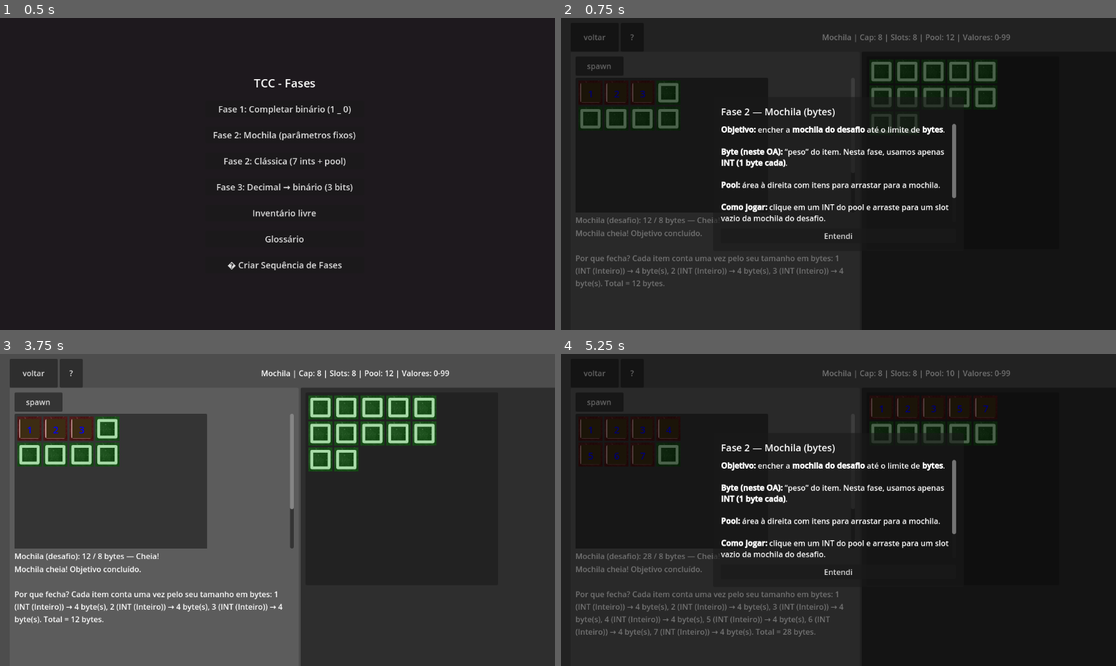
Above: before the commit, frames 1-4 (two rows, left to right).
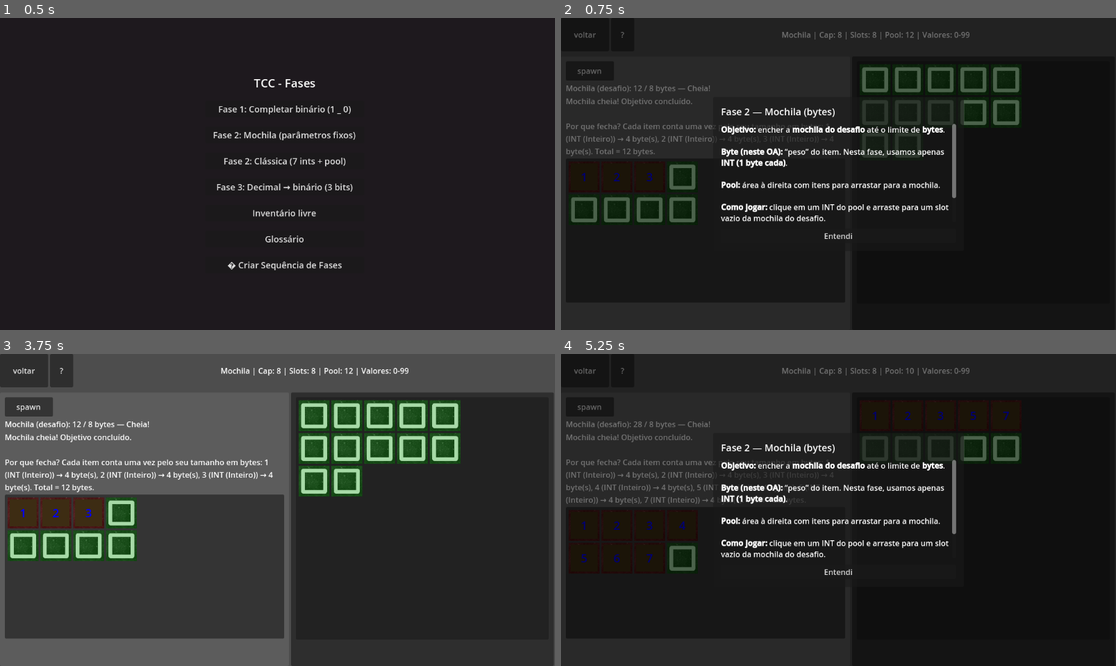
Above: after the commit, the same moments.

Repository: CorumbsDev/TCC
Game: Godot game, scene res://Inventory/fases/main_menu.tscn
Same seed, same stepped clock (60 frames per second), same inputs: the game is played once before the commit and once after it.
Inputs:
- Up to frame 1 (0.5 s): no input
- Up to frame 2 (0.75 s): click "Fase 2: Mochila (parâmetros f…" at 0.5 s
- Up to frame 3 (3.75 s): click "voltar" at 1.25 s; click "?" at 2 s; click "spawn" at 2.75 s; click "Entendi" at 3.5 s
- Up to frame 4 (5.25 s): click "voltar" at 4.25 s; click "Fase 2: Clássica (7 ints + po…" at 5 s

Frame 1 is identical in both runs. In frame 2, 9.8% of the frame differs, in the area x 0-83%, y 4-92%; in frame 3, 39%, in the area x 0-100%, y 0-100%; in frame 4, 10%.

Commit message:
finalizado short int e boolean, ajustes visuais

Diff:
--- a/Inventory/Items/item.gd
+++ b/Inventory/Items/item.gd
@@ -401,21 +401,45 @@
 
 func _resize_visual(color_rect, slot_count: float):
 	"""Redimensiona o ColorRect e a Label para cobrir múltiplos slots"""
-	var slot_size = 50  # Tamanho de cada slot em pixels
+	var slot_size = 64  # Aumentado para 64 pixels por slot
+
+	if data_type == DataType.BOOLEAN:
+		if color_rect and color_rect is ColorRect:
+			color_rect.position = Vector2(-12, -12)
+			color_rect.size = Vector2(24, 24)
+		if value_label:
+			value_label.position = Vector2(0, 0)
+			value_label.size = Vector2(24, 24)
+			value_label.horizontal_alignment = HORIZONTAL_ALIGNMENT_CENTER
+			value_label.vertical_alignment = VERTICAL_ALIGNMENT_CENTER
+			value_label.add_theme_font_size_override("font_size", 14)
+		return
+	elif data_type == DataType.SHORT_INT:
+		if color_rect and color_rect is ColorRect:
+			color_rect.position = Vector2(-12, -28)
+			color_rect.size = Vector2(24, 56)
+		if value_label:
+			value_label.position = Vector2(0, 0)
+			value_label.size = Vector2(24, 56)
+			value_label.horizontal_alignment = HORIZONTAL_ALIGNMENT_CENTER
+			value_label.vertical_alignment = VERTICAL_ALIGNMENT_CENTER
+			value_label.add_theme_font_size_override("font_size", 16)
+		return
+
 	var total_width = slot_count * slot_size
 
 	if color_rect and color_rect is ColorRect:
-		# Mantém margem de 5px em cada lado (slot = 50px, visual = 40px por slot)
-		color_rect.offset_left = -19
-		color_rect.offset_right = max(-19 + total_width - 10, -19 + 5)
-		color_rect.offset_top = -20
-		color_rect.offset_bottom = 20
+		var visual_width = max(total_width - 8, 5)
+		color_rect.position = Vector2(-28, -28)
+		color_rect.size = Vector2(visual_width, 56)
 
 	if value_label:
-		# Label preenche o ColorRect
-		value_label.offset_left = 0
-		value_label.offset_right = total_width - 10
-		value_label.custom_minimum_size.x = total_width - 10
+		var visual_width = max(total_width - 8, 5)
+		value_label.position = Vector2(0, 0)
+		value_label.size = Vector2(visual_width, 56)
+		value_label.horizontal_alignment = HORIZONTAL_ALIGNMENT_CENTER
+		value_label.vertical_alignment = VERTICAL_ALIGNMENT_CENTER
+		value_label.add_theme_font_size_override("font_size", 24)
 
 func _snap_to(destination):
 	var tween = get_tree().create_tween()
--- a/Inventory/fases/backpack_phase.tscn
+++ b/Inventory/fases/backpack_phase.tscn
@@ -21,5 +21,7 @@
 use_converter = false
 
 [node name="BackpackPhaseLegacy" instance=ExtResource("1_pb")]
+offset_right = 1280.0
+offset_bottom = 720.0
 script = ExtResource("2_ph")
 config = SubResource("legacy_cfg")
--- a/Inventory/fases/phase_2.gd
+++ b/Inventory/fases/phase_2.gd
@@ -17,14 +17,35 @@
 		cfg.random_pool = PackedStringArray()
 	config = cfg
 	config.apply_constraints()
-	_clear_container(backpack_container)
-	_clear_container(pool_container)
+	# Remove placeholders velhos e inúteis para não criar Grids duplos (que esmagam o conteúdo)
+	var bp_scroll = backpack_container.get_parent()
+	var bp_vbox = bp_scroll.get_parent()
+	bp_vbox.remove_child(bp_scroll)
+	bp_scroll.queue_free()
+
+	var pl_vbox = pool_container.get_parent()
+	pl_vbox.remove_child(pool_container)
+	pool_container.queue_free()
+
 	var backpack: InventoryGrid = GRID_SCENE.instantiate()
 	var pool: InventoryGrid = GRID_SCENE.instantiate()
 	_apply_challenge_exports(backpack)
 	_apply_pool_exports(pool)
-	backpack_container.add_child(backpack)
-	pool_container.add_child(pool)
+
+	bp_vbox.add_child(backpack)
+	pl_vbox.add_child(pool)
+
+	# Atualiza referências e limpa tamanhos travados
+	backpack_container = backpack
+	pool_container = pool
+
+	backpack.custom_minimum_size = Vector2(0, 0)
+	backpack.size_flags_vertical = Control.SIZE_EXPAND_FILL
+	backpack.size_flags_horizontal = Control.SIZE_EXPAND_FILL
+	pool.custom_minimum_size = Vector2(0, 0)
+	pool.size_flags_vertical = Control.SIZE_EXPAND_FILL
+	pool.size_flags_horizontal = Control.SIZE_EXPAND_FILL
+
 	backpack.clear_all_items()
 	pool.clear_all_items()
 	setup_grids(backpack, pool)
@@ -150,24 +171,24 @@
 
 		var pool_vbox = pool_container.get_parent()
 		if pool_vbox:
-			var tools_container = pool_vbox.get_node_or_null("ToolsContainer")
+			var tools_container = pool_vbox.get_node_or_null("ConvertersContainer")
 			var tools_hbox = null
 			if not tools_container:
 				tools_container = VBoxContainer.new()
-				tools_container.name = "ToolsContainer"
+				tools_container.name = "ConvertersContainer"
 
 				var toggle_btn = Button.new()
-				toggle_btn.text = "▼ Ferramentas"
+				toggle_btn.text = "▼ Conversores"
 
 				tools_hbox = HFlowContainer.new()
-				tools_hbox.name = "ToolsHBox"
+				tools_hbox.name = "ConvertersHBox"
 				tools_hbox.alignment = FlowContainer.ALIGNMENT_CENTER
 				tools_hbox.add_theme_constant_override("h_separation", 15)
 				tools_hbox.add_theme_constant_override("v_separation", 15)
 
 				toggle_btn.pressed.connect(func():
 					tools_hbox.visible = not tools_hbox.visible
-					toggle_btn.text = "▼ Ferramentas" if tools_hbox.visible else "▶ Ferramentas"
+					toggle_btn.text = "▼ Conversores" if tools_hbox.visible else "▶ Conversores"
 				)
 
 				tools_container.add_child(toggle_btn)
@@ -177,7 +198,7 @@
 				# Mover o container para ficar imediatamente acima da grid de orbes
 				pool_vbox.move_child(tools_container, pool_container.get_index())
 			else:
-				tools_hbox = tools_container.get_node("ToolsHBox")
+				tools_hbox = tools_container.get_node("ConvertersHBox")
 
 			tools_hbox.add_child(panel)
 			tools_hbox.add_child(d_panel)
@@ -212,6 +233,14 @@
 
 
 func _create_calculator_ui():
+	var pool_vbox = pool_container.get_parent()
+	if not pool_vbox:
+		return
+
+	# Previne criação duplicada se já existir
+	if pool_vbox.has_node("BottomToolsContainer"):
+		return
+
 	var panel = PanelContainer.new()
 	var vbox = VBoxContainer.new()
 	panel.add_child(vbox)
@@ -255,18 +284,33 @@
 	calc_slot_2.slot_entered.connect(_on_slot_entered)
 	calc_slot_2.slot_exited.connect(_on_slot_exited)
 
-	var pool_vbox = pool_container.get_parent()
-	var container_para_adicionar = self
-	if pool_vbox:
-		var tools_container = pool_vbox.get_node_or_null("ToolsContainer")
-		if tools_container:
-			var tools_hbox = tools_container.get_node_or_null("ToolsHBox")
-			if tools_hbox:
-				container_para_adicionar = tools_hbox
-			else:
-				container_para_adicionar = tools_container
-		else:
-			container_para_adicionar = pool_vbox
+	var tools_container = VBoxContainer.new()
+	tools_container.name = "BottomToolsContainer"
+
+	var toggle_btn = Button.new()
+	toggle_btn.text = "▲ Ferramentas"
+	toggle_btn.custom_minimum_size = Vector2(150, 35) # Força o botão a ter tamanho visível
+
+	var tools_hbox = HFlowContainer.new()
+	tools_hbox.name = "BottomToolsHBox"
+	tools_hbox.alignment = FlowContainer.ALIGNMENT_CENTER
+	tools_hbox.add_theme_constant_override("h_separation", 15)
+	tools_hbox.add_theme_constant_override("v_separation", 15)
+	tools_hbox.visible = false
+
+	toggle_btn.pressed.connect(func():
+		tools_hbox.visible = not tools_hbox.visible
+		toggle_btn.text = "▼ Ferramentas" if tools_hbox.visible else "▲ Ferramentas"
+	)
+
+	tools_container.add_child(tools_hbox)
+	tools_container.add_child(toggle_btn)
+
+	pool_vbox.add_child(tools_container)
+	# Força a ficar logo abaixo do pool de itens
+	pool_vbox.move_child(tools_container, pool_container.get_index() + 1)
+
+	var container_para_adicionar = tools_hbox
 
 	container_para_adicionar.add_child(panel)
 
--- a/Inventory/fases/phase_base.gd
+++ b/Inventory/fases/phase_base.gd
@@ -28,6 +28,9 @@
 
 
 func _ready():
+	# Força a interface a não vazar da tela do jogo
+	set_anchors_and_offsets_preset(Control.PRESET_FULL_RECT)
+
 	btn_voltar.pressed.connect(_on_voltar_pressed)
 	if btn_help:
 		btn_help.pressed.connect(_on_help_pressed)
@@ -366,7 +369,7 @@
 				if not color_rect:
 					color_rect = item_held.get_node_or_null("ValueLabel").get_parent()
 				if color_rect:
-					item_held._resize_visual(color_rect, 4)
+					item_held._resize_visual(color_rect, 2)
 	elif backpack_grid and slot in backpack_grid.slots_array:
 		backpack_grid.remove_item(item_held)
 	elif pool_grid and slot in pool_grid.slots_array:
--- a/Inventory/fases/phase_base.tscn
+++ b/Inventory/fases/phase_base.tscn
@@ -7,21 +7,23 @@
 
 [node name="PhaseBase" type="Control"]
 clip_contents = true
-custom_minimum_size = Vector2(1280, 720)
 layout_mode = 3
-anchors_preset = 0
-offset_right = 40.0
-offset_bottom = 40.0
+anchors_preset = 15
+anchor_right = 1.0
+anchor_bottom = 1.0
+offset_top = -2.0
+offset_bottom = -5.0
+grow_horizontal = 2
+grow_vertical = 2
 script = ExtResource("1_fscm0")
 
 [node name="TopBar" type="HBoxContainer" parent="."]
 clip_contents = true
-custom_minimum_size = Vector2(1280, 60)
-layout_mode = 0
-offset_left = 20.0
-offset_top = 10.0
-offset_right = 1300.0
-offset_bottom = 70.0
+layout_mode = 1
+anchors_preset = 10
+anchor_right = 1.0
+offset_bottom = 69.0
+grow_horizontal = 2
 
 [node name="BtnVoltar" type="Button" parent="TopBar"]
 custom_minimum_size = Vector2(100, 40)
@@ -46,16 +48,18 @@
 horizontal_alignment = 1
 
 [node name="HBox" type="HBoxContainer" parent="."]
-custom_minimum_size = Vector2(1240, 630)
-layout_mode = 0
-offset_left = 20.0
-offset_top = 70.0
-offset_right = 1260.0
-offset_bottom = 700.0
+layout_mode = 1
+anchors_preset = 12
+anchor_top = 1.0
+anchor_right = 1.0
+anchor_bottom = 1.0
+offset_top = -568.0
+grow_horizontal = 2
+grow_vertical = 0
 
 [node name="BackpackPanel" type="Panel" parent="HBox"]
 material = SubResource("CanvasItemMaterial_fscm0")
-custom_minimum_size = Vector2(600, 630)
+custom_minimum_size = Vector2(600, 0)
 layout_mode = 2
 
 [node name="MarginContainer" type="MarginContainer" parent="HBox/BackpackPanel"]
@@ -66,7 +70,7 @@
 offset_left = 10.0
 offset_top = 10.0
 offset_right = -10.0
-offset_bottom = -10.0
+offset_bottom = -56.71
 grow_horizontal = 2
 grow_vertical = 2
 
@@ -92,26 +96,28 @@
 columns = 4
 
 [node name="BytesLabel" type="Label" parent="HBox/BackpackPanel/MarginContainer/VBoxContainer"]
+custom_minimum_size = Vector2(2, 2)
 layout_mode = 2
 autowrap_mode = 3
 
 [node name="HintLabel" type="Label" parent="HBox/BackpackPanel/MarginContainer/VBoxContainer"]
+custom_minimum_size = Vector2(0.025, 0.05)
 layout_mode = 2
 autowrap_mode = 3
 
 [node name="BancadaPanel" type="Panel" parent="HBox"]
-custom_minimum_size = Vector2(620, 630)
+custom_minimum_size = Vector2(545.55, 536.165)
 layout_mode = 2
 
 [node name="MarginContainer" type="MarginContainer" parent="HBox/BancadaPanel"]
 layout_mode = 1
-anchors_preset = 15
+anchors_preset = -1
 anchor_right = 1.0
-anchor_bottom = 1.0
+anchor_bottom = 0.905
 offset_left = 10.0
 offset_top = 10.0
-offset_right = -10.0
-offset_bottom = -10.0
+offset_right = -9.70502
+offset_bottom = -0.150024
 grow_horizontal = 2
 grow_vertical = 2
 
--- a/Inventory/inventory_grid.gd
+++ b/Inventory/inventory_grid.gd
@@ -64,23 +64,47 @@
 func _position_item(item, slot):
 	await get_tree().process_frame
 	if is_instance_valid(item) and is_instance_valid(slot):
-		var base_pos = slot.global_position + Vector2(25, 25)
-
-		# Calcular offset se for item fracionário
-		var bytes_before = 0
-		if slot.items_stored.size() > 1:
-			for i in slot.items_stored:
-				if i == item:
-					break
-				if i and i.has_method("get_size_bytes"):
-					bytes_before += i.get_size_bytes()
-
-		var x_offset = 0.0
-		# 1 byte = 12.5 pixels offset
-		if bytes_before > 0:
-			x_offset = (bytes_before / 4.0) * 50.0
-
-		item.global_position = base_pos + Vector2(x_offset, 0)
+		var base_pos = slot.global_position + Vector2(32, 32)
+
+		var current_grid = [null, null, null, null]
+		var my_pos = 0
+
+		for it in slot.items_stored:
+			var sz = it.get_size_bytes() if it.has_method("get_size_bytes") else 4
+			var pos_found = 0
+			if sz >= 4:
+				current_grid[0] = it; current_grid[1] = it; current_grid[2] = it; current_grid[3] = it
+				pos_found = 0
+			elif sz == 2:
+				if current_grid[0] == null and current_grid[1] == null:
+					current_grid[0] = it; current_grid[1] = it
+					pos_found = 0
+				elif current_grid[2] == null and current_grid[3] == null:
+					current_grid[2] = it; current_grid[3] = it
+					pos_found = 2
+			elif sz == 1:
+				for i in range(4):
+					if current_grid[i] == null:
+						current_grid[i] = it
+						pos_found = i
+						break
+			if it == item:
+				my_pos = pos_found
+				break
+
+		var offset = Vector2(0, 0)
+		var item_bytes = item.get_size_bytes() if item.has_method("get_size_bytes") else 4
+
+		if item_bytes == 1:
+			if my_pos == 0: offset = Vector2(-16, -16)
+			elif my_pos == 1: offset = Vector2(-16, 16)
+			elif my_pos == 2: offset = Vector2(16, -16)
+			elif my_pos == 3: offset = Vector2(16, 16)
+		elif item_bytes == 2:
+			if my_pos == 0: offset = Vector2(-16, 0)
+			else: offset = Vector2(16, 0)
+
+		item.global_position = base_pos + offset
 
 
 func total_bytes_used() -> int:
@@ -98,13 +122,40 @@
 	if not item or not slot:
 		return false
 	var item_bytes = item.get_size_bytes() if item.has_method("get_size_bytes") else 4
+
 	for offset in item.item_grids:
 		var idx = slot.slot_ID + int(offset.x) + int(offset.y) * grid_columns
 		if idx < 0 or idx >= slots_array.size():
 			return false
 		var target_slot = slots_array[idx]
-		var used_bytes = target_slot.get_used_bytes()
-		if used_bytes + item_bytes > 4:
+
+		# Simulando o espaço de memória (4 blocos de 1 byte por slot)
+		var current_grid = [null, null, null, null]
+		for it in target_slot.items_stored:
+			if it == item: continue
+			var sz = it.get_size_bytes() if it.has_method("get_size_bytes") else 4
+			if sz >= 4:
+				current_grid[0] = it; current_grid[1] = it; current_grid[2] = it; current_grid[3] = it
+			elif sz == 2:
+				if current_grid[0] == null and current_grid[1] == null:
+					current_grid[0] = it; current_grid[1] = it
+				elif current_grid[2] == null and current_grid[3] == null:
+					current_grid[2] = it; current_grid[3] = it
+			elif sz == 1:
+				for i in range(4):
+					if current_grid[i] == null:
+						current_grid[i] = it
+						break
+
+		var can_fit = false
+		if item_bytes >= 4:
+			can_fit = (current_grid[0] == null and current_grid[1] == null and current_grid[2] == null and current_grid[3] == null)
+		elif item_bytes == 2:
+			can_fit = (current_grid[0] == null and current_grid[1] == null) or (current_grid[2] == null and current_grid[3] == null)
+		elif item_bytes == 1:
+			can_fit = (current_grid[0] == null or current_grid[1] == null or current_grid[2] == null or current_grid[3] == null)
+
+		if not can_fit:
 			return false
 	return true
 
--- a/Inventory/slots/slot.gd
+++ b/Inventory/slots/slot.gd
@@ -23,6 +23,9 @@
 signal item_changed(slot)
 
 func _ready():
+	custom_minimum_size = Vector2(64, 64)
+	size = Vector2(64, 64)
+	expand_mode = 1 # TextureRect.EXPAND_IGNORE_SIZE
 	add_to_group("slot")
 
 
